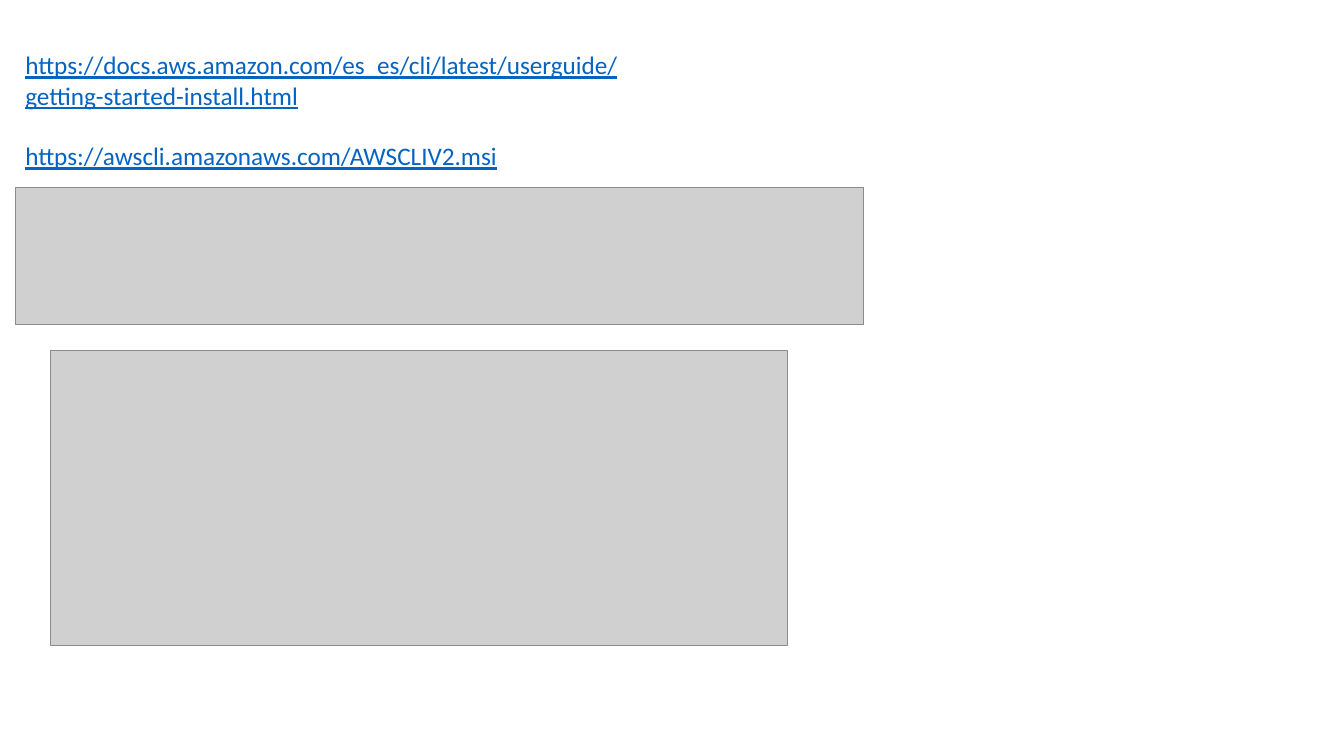
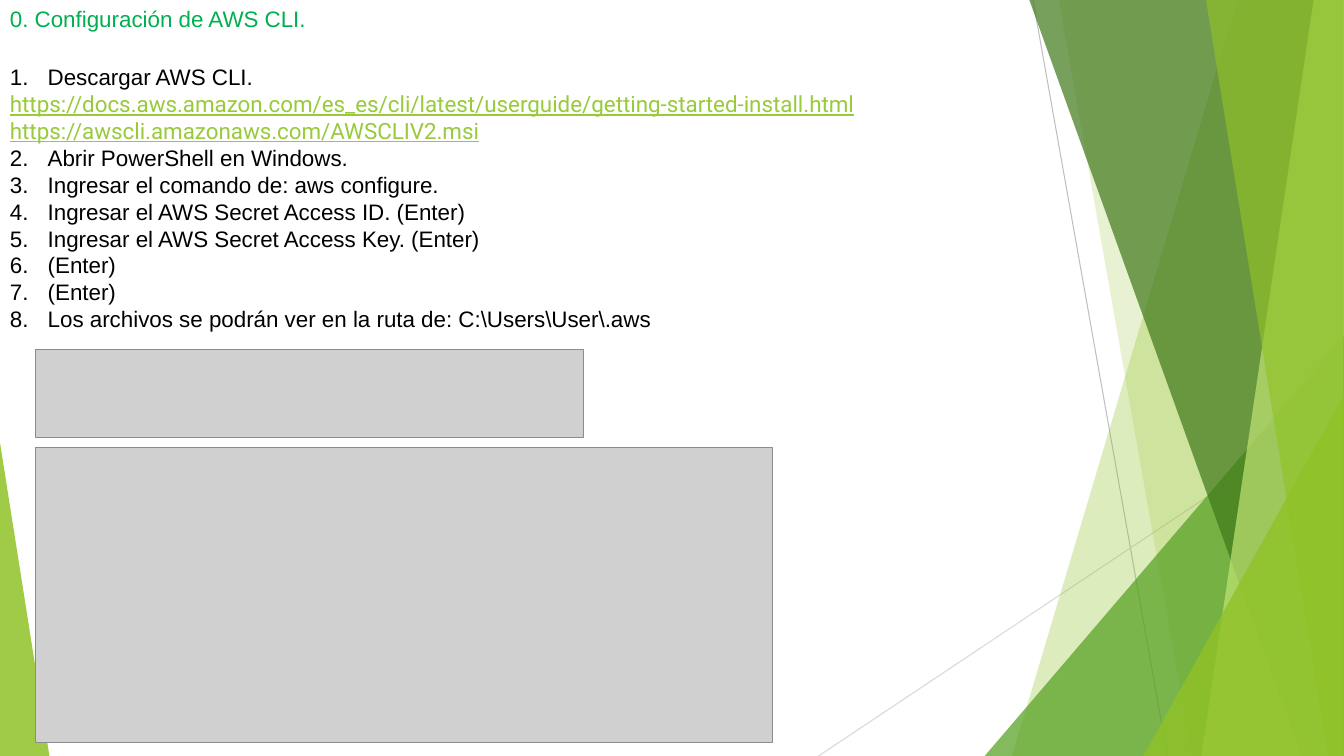
Before and after one commit to MayaDiazAnaMaria/proyectosGit, a slide deck: slide 2 of awsSecret/awsSecret.pptx (slide 20 before the commit). Drawn at 1344x756 pixels with LibreOffice and Linux fonts; fonts in the diff are those of the drawing; grey boxes stand for pictures. Boxes give left, top, right and bottom in pixels: in the first picture for what was removed or moved away, otherwise in the second. Text is boxed around its words. In the diff, an @@ line names an element or a change of style, - is before the commit and + after.

```diff
--- a/awsSecret/awsSecret.pptx
+++ b/awsSecret/awsSecret.pptx
@@ text added at [10,10,306,32], 16 pt, text #00B050 @@
+0. Configuración de AWS CLI.
@@ text "Descargar AWS CLI.": place and size @@
-text "Descargar AWS CLI." at [25,56,617,170]
+text "Descargar AWS CLI." at [10,69,854,332]
@@ text at [48,69,253,90]: paragraph added @@
+1. Descargar AWS CLI.
@@ text at [10,95,854,144]: size 18 to 16 pt, font Calibri to Roboto, text colour #0563C1 to #99CA3C in "https://docs.aws.amazon.com/es_es/cli/latest/userguide/getti ...", "https://awscli.amazonaws.com/AWSCLIV2.msi" @@
@@ text at [48,149,650,332]: paragraphs added @@
+1. Abrir PowerShell en Windows.
+2. Ingresar el comando de: aws configure.
+3. Ingresar el AWS Secret Access ID. (Enter)
+4. Ingresar el AWS Secret Access Key. (Enter)
+5. (Enter)
+6. (Enter)
+7. Los archivos se podrán ver en la ruta de: C:\Users\User\.aws
@@ picture: place and size @@
-picture at [15,188,864,324]
+picture at [36,350,584,438]
@@ group added at [0,0,1344,756]: 5 freeform shapes, 3 triangles, 2 lines @@
@@ picture: place and size @@
-picture at [50,351,786,645]
+picture at [36,448,772,742]
```
Also in this commit, not shown: 9 other slides changed, 12 slides added, 32 slides removed, 15 other files.
